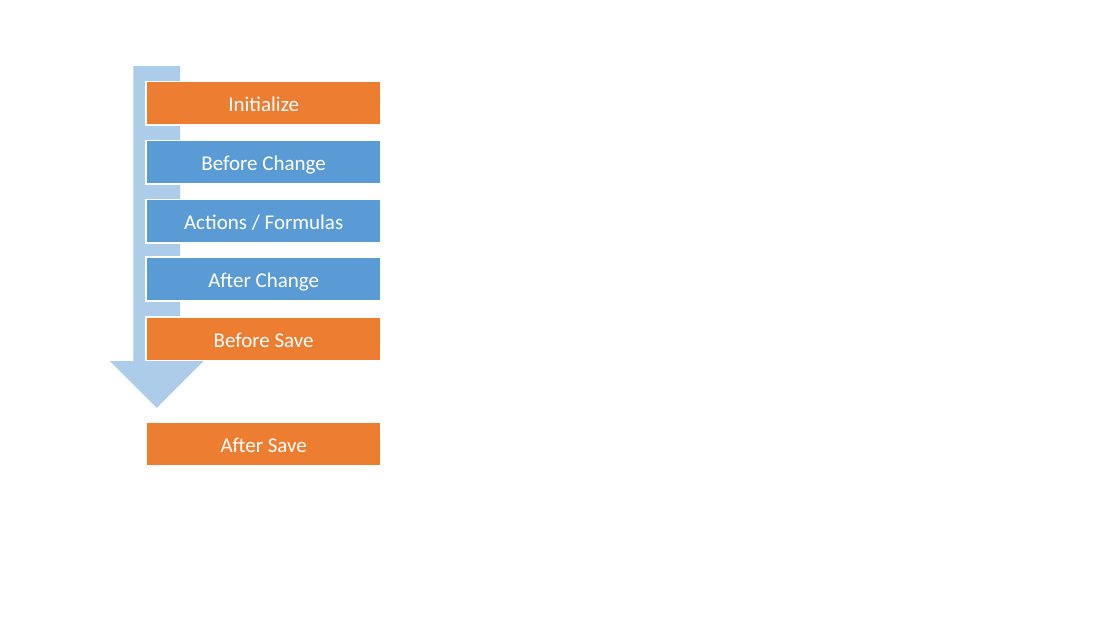
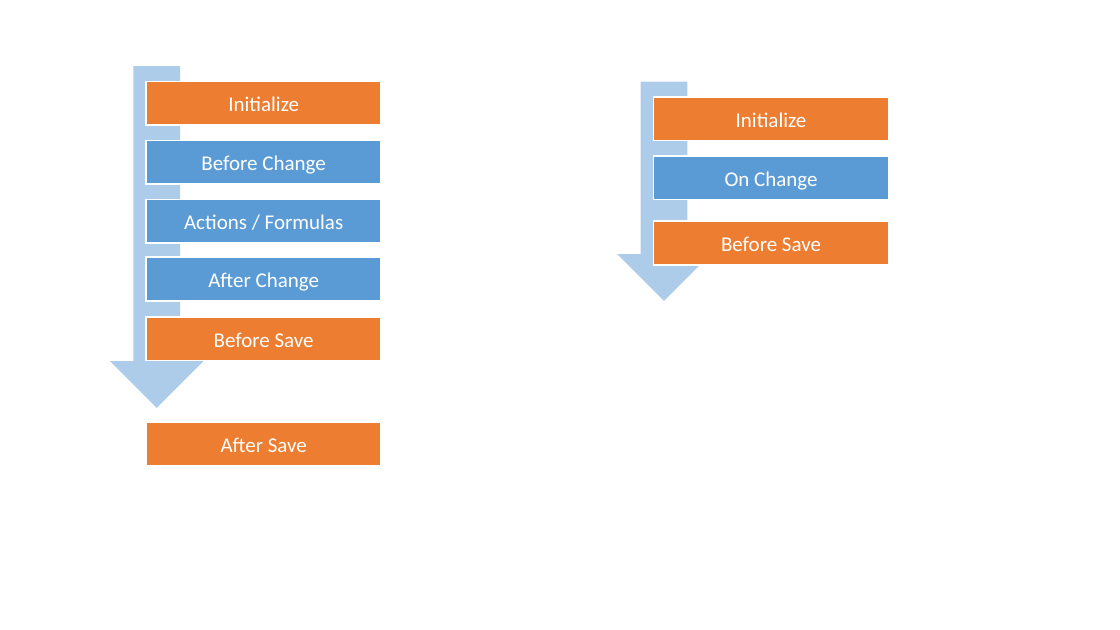
Before and after one commit to daniel8lopes/omnia3, a slide deck: slide 1 of docs/images/modeler/BehaviourLifecycle.pptx. Drawn at 1120x630 pixels with LibreOffice and Linux fonts; fonts in the diff are those of the drawing. Boxes give left, top, right and bottom in pixels: in the first picture for what was removed or moved away, otherwise in the second. Text is boxed around its words. In the diff, an @@ line names an element or a change of style, - is before the commit and + after.

```diff
--- a/docs/images/modeler/BehaviourLifecycle.pptx
+++ b/docs/images/modeler/BehaviourLifecycle.pptx
@@ down arrow added at [618, 82, 712, 301], fill #5B9BD5 at 50% opacity @@
@@ rectangle added at [654, 97, 889, 140], fill #ED7D31, outline #FFFFFF 1.5 pt, 18 pt, text #FFFFFF @@
+Initialize
@@ rectangle added at [654, 156, 889, 200], fill #5B9BD5, outline #FFFFFF 1.5 pt, 18 pt, text #FFFFFF @@
+On Change
@@ rectangle added at [654, 221, 889, 265], fill #ED7D31, outline #FFFFFF 1.5 pt, 18 pt, text #FFFFFF @@
+Before Save
```
Also in this commit, not shown: 4 other files.
